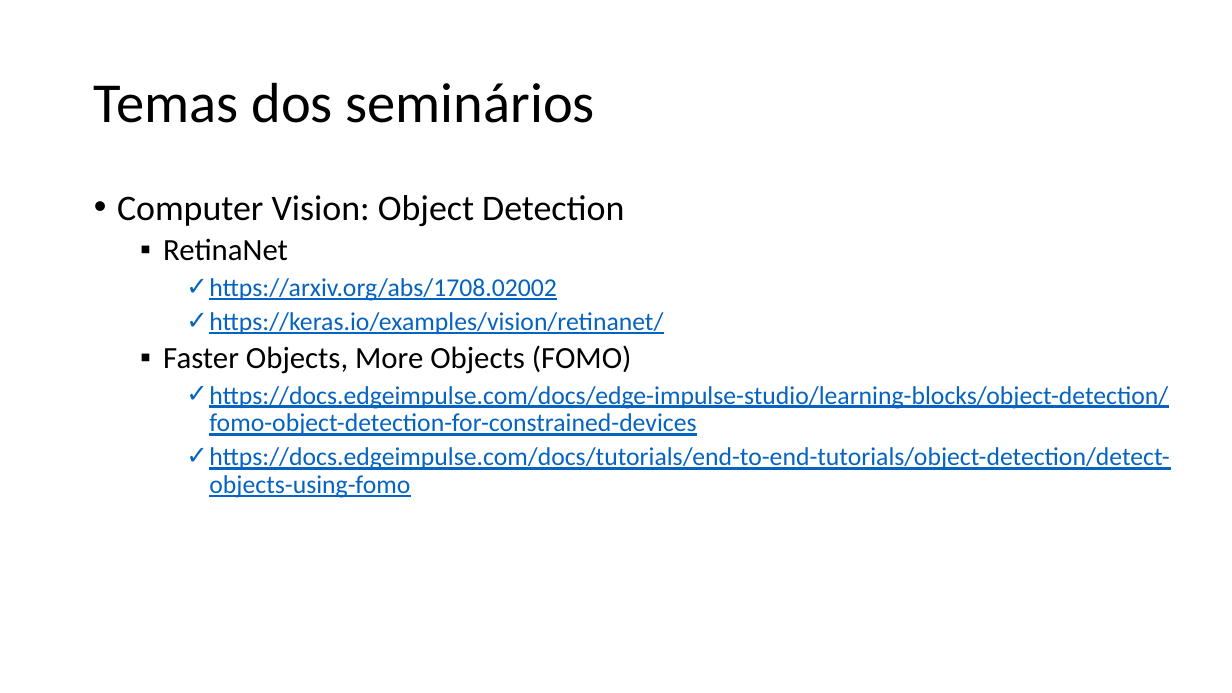
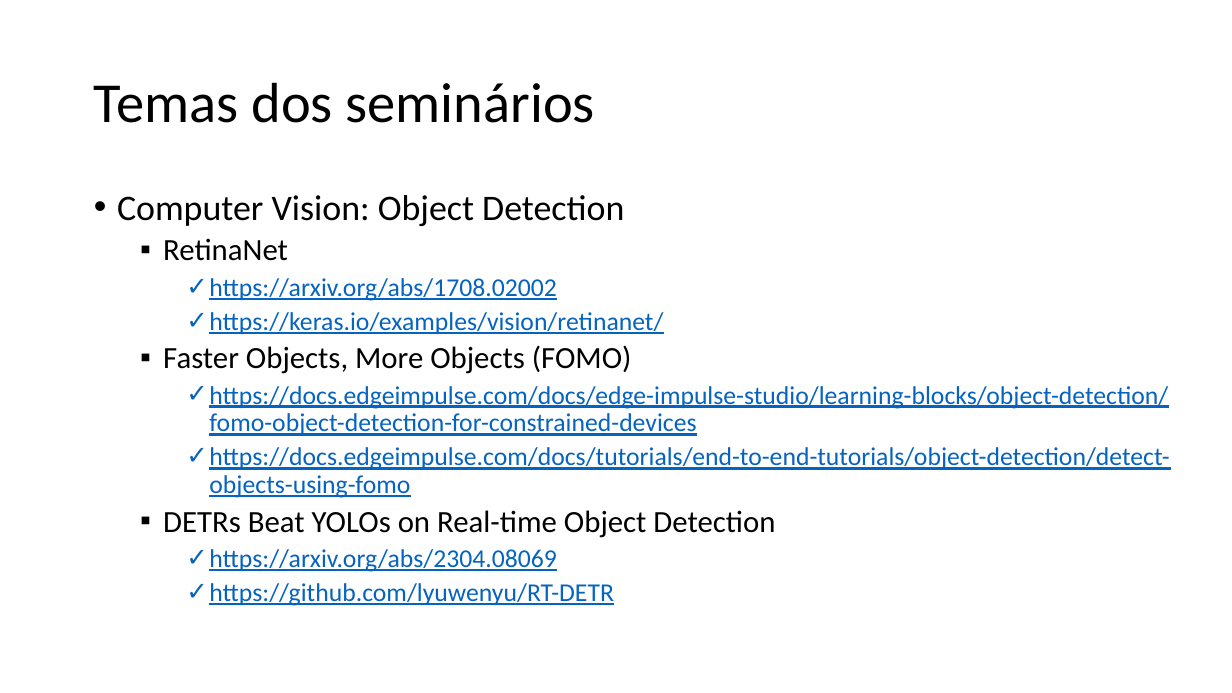
Before and after one commit to zz4fap/tp558-adv-ml, a slide deck: slide 13 of slides/TP558_1_Introdução_ao_curso.pptx. Drawn at 1232x693 pixels with LibreOffice and Linux fonts; fonts in the diff are those of the drawing. Boxes give left, top, right and bottom in pixels: in the first picture for what was removed or moved away, otherwise in the second. Text is boxed around its words. In the diff, an @@ line names an element or a change of style, - is before the commit and + after.

Commit message:
update of slides

```diff
--- a/slides/TP558_1_Introdução_ao_curso.pptx
+++ b/slides/TP558_1_Introdução_ao_curso.pptx
@@ text at (163,510,775,606): paragraphs added @@
+  ▪ DETRs Beat YOLOs on Real-time Object Detection
+    ✓ https://arxiv.org/abs/2304.08069
+    ✓ https://github.com/lyuwenyu/RT-DETR
```
Also in this commit, not shown: 1 other file.
